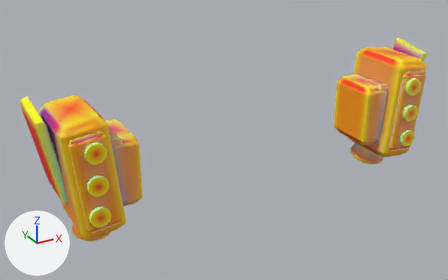
The glTF model models/parts/llm_gen_leg_thrusters_036_8f3134.glb as it was, and as the next commit left it.
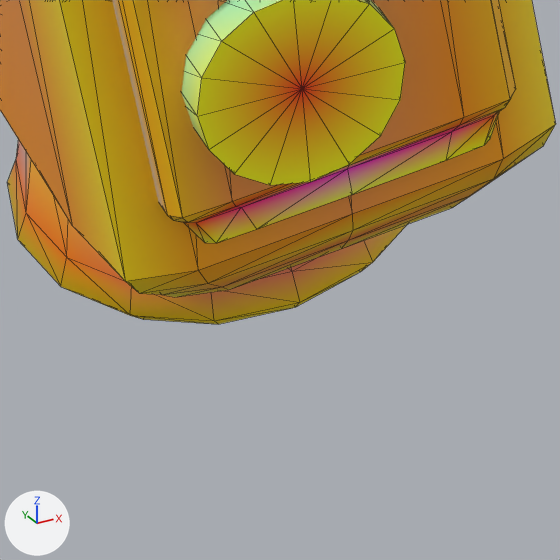
The first picture shows the older version from a 50 mm lens placed at (-59.7, -96.2, 47.7), pointed at (-5.2, 3.0, -1.9). The close-ups show the older and then the newer version on the part from 16% to 28% of the width and 75% to 95% of the height of that picture. Only the edits that show in the close-ups are written down. The axes (+X, +Y, +Z) are drawn at lower left. The lights are the same throughout. The close-ups show mesh edges as thin lines. Vertices at exactly the same position are counted once.

In view in the first close-up: 'adapter_sub_missile_bezel_dark_1_adapter_dark_l', 'leg_ankle_bell_7_vernier_bell_vernier_l', 'leg_cell_bot_4_crimson_gloss_l', 'leg_missile_hull_0_wing_white_l'.
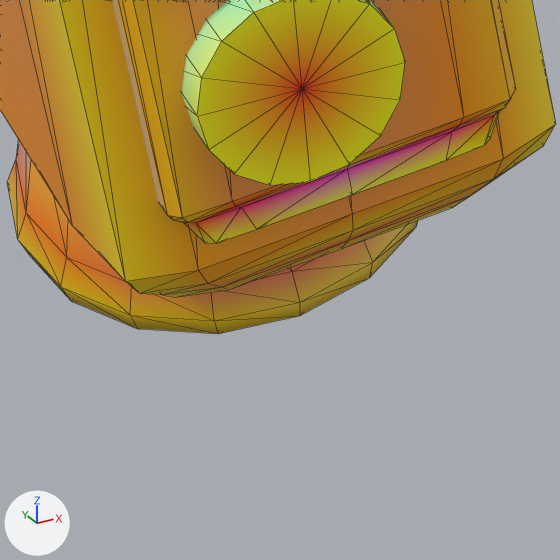
Pixel boxes (x1, y1, x2, y2) of what changed, in the close-ups (560 x 560 px):
'leg_ankle_bell_7_vernier_bell_vernier_l', reshaped
    before: (7, 140, 406, 324)
    after: (7, 140, 418, 334)
part 1 of me_leg_ankle_bell_7_vernier_bell_vernier_l, built on (mostly hidden)
    before: (13, 215, 370, 324)
    after: (13, 215, 418, 334)
part 2 of me_leg_ankle_bell_7_vernier_bell_vernier_l, recoloured
    both: (214, 225, 406, 321)

The change, as a list of edits to the scene's bpy script:
```text
Change me_leg_ankle_bell_7_vernier_bell_vernier_l:
    used by ob_leg_ankle_bell_7_vernier_bell_vernier_l; location = (0.0, 0.0, 0.0)
    remove me_leg_ankle_bell_7_vernier_bell_vernier_l.from_pydata(...)  # 178 vertices, 352 faces; spans x -36.82..-28.97, y -0.78..6.94, z -14.88..-5.05
    add me_leg_ankle_bell_7_vernier_bell_vernier_l.from_pydata(...)  # 273 vertices, 528 faces; spans x -36.82..-28.97, y -0.78..6.94, z -14.94..-5.05
    me_leg_ankle_bell_7_vernier_bell_vernier_l part 1: 17 vertices removed from x -36.38..-29.31, y -0.29..6.66, z -14.88..-13.24; 112 vertices added at x -36.61..-29.07, y -0.52..6.89, z -14.94..-9.11
    me_leg_ankle_bell_7_vernier_bell_vernier_l part 2: 17 kept faces spanning x -34.48..-28.97, y -0.78..6.94, z -14.49..-12.16 get new vertex colours; the middle colour goes from orange #f8bd42 to orange #f5bd54
```
